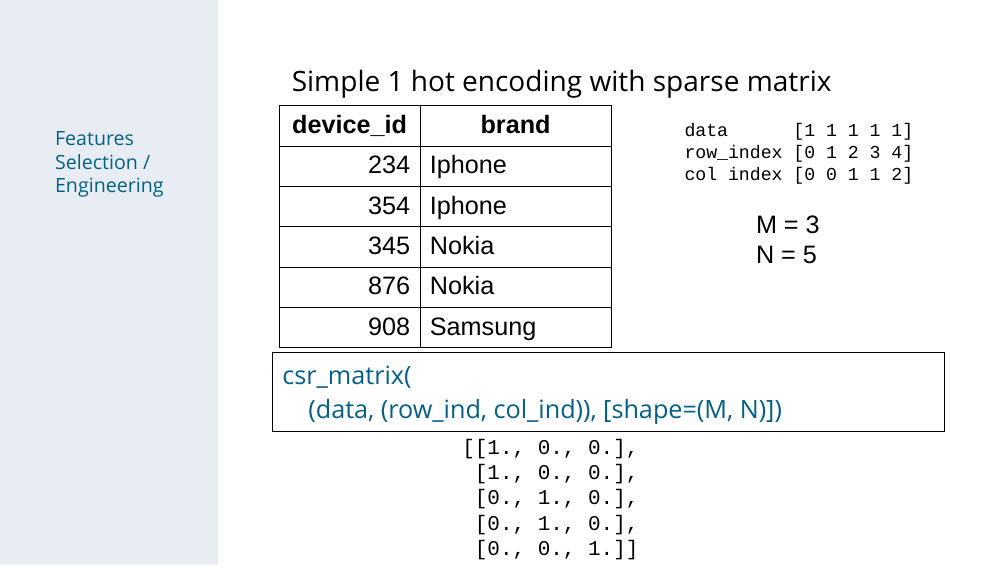
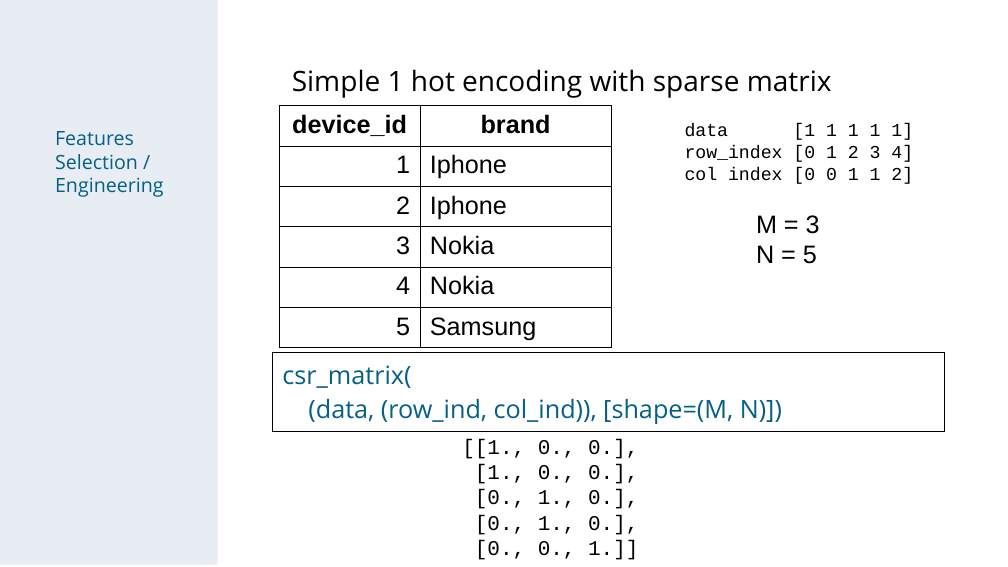
Before and after one commit to chechir/talking_data, a slide deck: slide 7 of brussels/deck_overview_detail.odp. Drawn at 1008x567 pixels with LibreOffice and Linux fonts; fonts in the diff are those of the drawing. Boxes give left, top, right and bottom in pixels: in the first picture for what was removed or moved away, otherwise in the second. Text is boxed around its words. In the diff, an @@ line names an element or a change of style, - is before the commit and + after.

```diff
--- a/brussels/deck_overview_detail.odp
+++ b/brussels/deck_overview_detail.odp
@@ table at (x1=279, y1=106, x2=612, y2=345) @@
-row 2, column 1: 234
+row 2, column 1: 1
-row 3, column 1: 354
+row 3, column 1: 2
-row 4, column 1: 345
+row 4, column 1: 3
-row 5, column 1: 876
+row 5, column 1: 4
-row 6, column 1: 908
+row 6, column 1: 5
```
Also in this commit, not shown: 7 other slides changed, 3 slides added, 5 slides removed, 1 other file.
